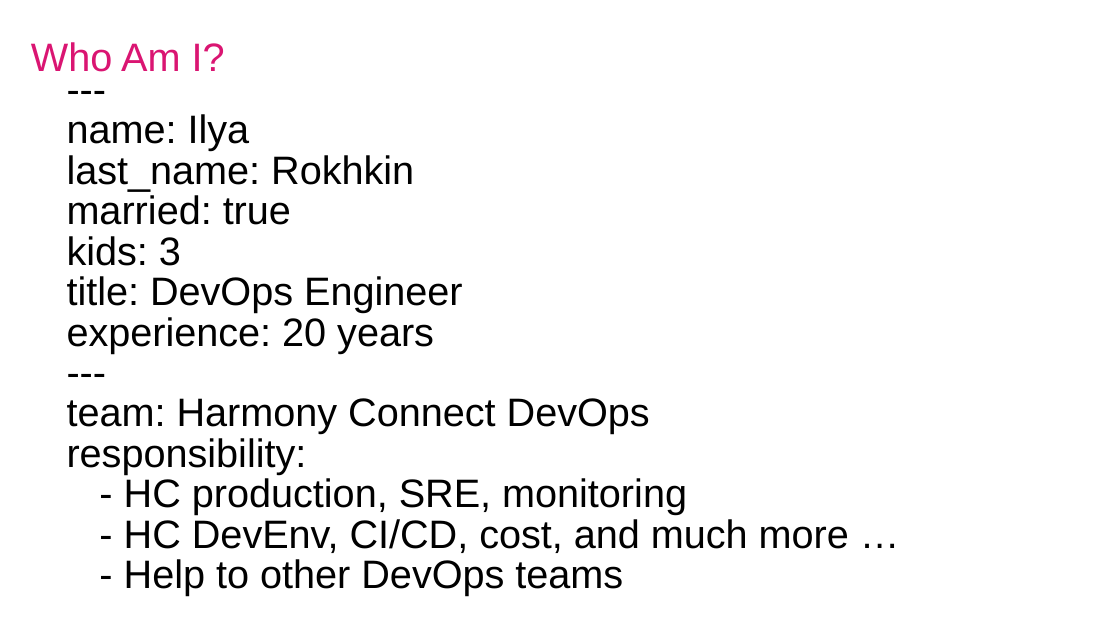
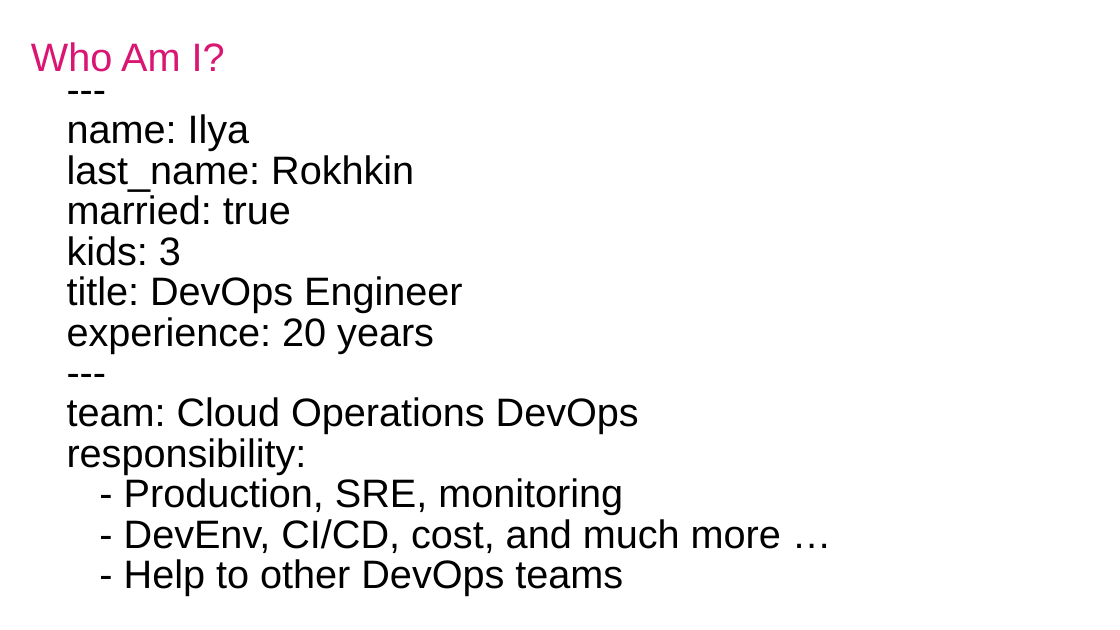
Before and after one commit to ilyaro/StablePermissions_Managdment_System, a slide deck: slide 3 of Presentations/Permissions_Management_System_Presentation.pptx. Drawn at 1120x630 pixels with LibreOffice and Linux fonts; fonts in the diff are those of the drawing. Boxes give left, top, right and bottom in pixels: in the first picture for what was removed or moved away, otherwise in the second. Text is boxed around its words. In the diff, an @@ line names an element or a change of style, - is before the commit and + after.

```diff
--- a/Presentations/Permissions_Management_System_Presentation.pptx
+++ b/Presentations/Permissions_Management_System_Presentation.pptx
@@ title at (67, 114, 781, 596): text changed @@
----
-name: Ilya
-last_name: Rokhkin
-married: true
-kids: 3
-title: DevOps Engineer
-experience: 20 years
----
-team: Harmony Connect DevOps
-responsibility:
-- HC production, SRE, monitoring
-- HC DevEnv, CI/CD, cost, and much more …
-- Help to other DevOps teams
+---
+name: Ilya
+last_name: Rokhkin
+married: true
+kids: 3
+title: DevOps Engineer
+experience: 20 years
+---
+team: Cloud Operations DevOps
+responsibility:
+- Production, SRE, monitoring
+- DevEnv, CI/CD, cost, and much more …
+- Help to other DevOps teams
```
Also in this commit, not shown: 1 other slide changed.
